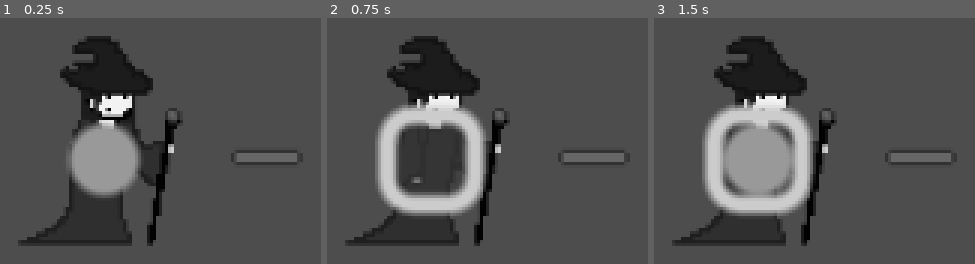
Above: before the commit, frames 1-3 (left to right).
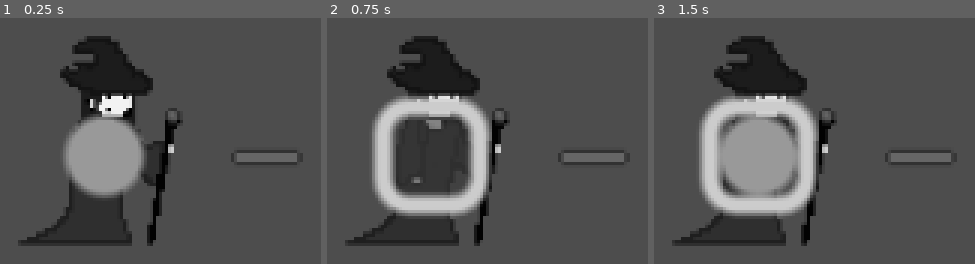
Above: after the commit, the same moments.

Repository: nekochiitsu/Aephibi
Game: Godot game, scene res://scenes/game/player.tscn
The game is run twice, just before and just after one commit, with the same random seed, the same clock (stepped at 60 frames per second) and the same inputs. This scene is started directly instead of the project's main scene.
Inputs (mouse positions are in pixels of both pictures, inside the frame that each line leads up to; where the layout moved, square brackets give the same spot in the first picture):
- Up to frame 1 (0.25 s): no input
- Up to frame 2 (0.75 s): click (432, 155) [429, 160] at 0.5 s
- Up to frame 3 (1.5 s): tap Enter at 1.25 s; move the mouse to (outside the picture) at 1.27 s; tap E at 1.35 s; click (outside the picture) at 1.42 s

The runs differ from the first frame. In frame 1, 2.1% of the frame differs, in the area x 19-46%, y 39-66%; in frame 2, 7.6%, in the area x 14-52%, y 31-81%; in frame 3, 7.3%.

Commit message:
flippy wand + knockback

Diff:
--- a/scenes/game/fireball.tscn
+++ b/scenes/game/fireball.tscn
@@ -7,7 +7,16 @@
 
 [sub_resource type="SpriteFrames" id="SpriteFrames_vu2l1"]
 animations = [{
-"frames": [ExtResource("2_rnjjt"), ExtResource("3_2gnpn"), ExtResource("4_lxg70")],
+"frames": [{
+"duration": 1.0,
+"texture": ExtResource("2_rnjjt")
+}, {
+"duration": 1.0,
+"texture": ExtResource("3_2gnpn")
+}, {
+"duration": 1.0,
+"texture": ExtResource("4_lxg70")
+}],
 "loop": true,
 "name": &"default",
 "speed": 5.0
@@ -18,6 +27,8 @@
 height = 16.0
 
 [node name="Node2D" type="CharacterBody2D"]
+collision_layer = 16
+collision_mask = 16
 script = ExtResource("1_oodhq")
 
 [node name="Sprite2D" type="AnimatedSprite2D" parent="."]
--- a/scenes/game/player.tscn
+++ b/scenes/game/player.tscn
@@ -1,34 +1,96 @@
-[gd_scene load_steps=9 format=3 uid="uid://b24c75t5epkdb"]
+[gd_scene load_steps=12 format=3 uid="uid://b24c75t5epkdb"]
 
 [ext_resource type="Script" path="res://scripts/game/player.gd" id="1_le6i1"]
 [ext_resource type="Texture2D" uid="uid://by3fgpxjvcndr" path="res://assets/visual/player/stand/grey_mystique.png" id="2_7i6ty"]
 [ext_resource type="Texture2D" uid="uid://ds1dtvax8502" path="res://assets/visual/player/cursor/baguette.png" id="3_axall"]
 [ext_resource type="Script" path="res://scripts/game/multiplayer.gd" id="3_jh4b5"]
 
-[sub_resource type="SpriteFrames" id="SpriteFrames_l1lgm"]
+[sub_resource type="SpriteFrames" id="SpriteFrames_1bbh0"]
 animations = [{
-"frames": [ExtResource("2_7i6ty")],
+"frames": [{
+"duration": 1.0,
+"texture": ExtResource("2_7i6ty")
+}],
 "loop": true,
 "name": &"Stand",
 "speed": 5.0
 }]
 
-[sub_resource type="CircleShape2D" id="CircleShape2D_qreeq"]
+[sub_resource type="CircleShape2D" id="CircleShape2D_bm6ss"]
 
-[sub_resource type="StyleBoxFlat" id="StyleBoxFlat_ovxjy"]
+[sub_resource type="StyleBoxFlat" id="StyleBoxFlat_2jjia"]
 corner_radius_top_left = 100
 corner_radius_top_right = 100
 corner_radius_bottom_right = 100
 corner_radius_bottom_left = 100
 
-[sub_resource type="SceneReplicationConfig" id="SceneReplicationConfig_wka5u"]
+[sub_resource type="SceneReplicationConfig" id="SceneReplicationConfig_c2m5p"]
 properties/0/path = NodePath(".:Online")
 properties/0/spawn = true
 properties/0/sync = true
 
+[sub_resource type="Animation" id="Animation_nhghb"]
+resource_name = "Cast"
+length = 1.2
+tracks/0/type = "value"
+tracks/0/imported = false
+tracks/0/enabled = true
+tracks/0/path = NodePath("Sprite:position")
+tracks/0/interp = 1
+tracks/0/loop_wrap = true
+tracks/0/keys = {
+"times": PackedFloat32Array(0, 0.8, 1, 1.01, 1.2),
+"transitions": PackedFloat32Array(1, 0.129408, 1, 1, 1),
+"update": 0,
+"values": [Vector2(32, 0), Vector2(22, -6), Vector2(32, 0), Vector2(20, 0), Vector2(32, 0)]
+}
+tracks/1/type = "value"
+tracks/1/imported = false
+tracks/1/enabled = true
+tracks/1/path = NodePath("Sprite:rotation")
+tracks/1/interp = 1
+tracks/1/loop_wrap = true
+tracks/1/keys = {
+"times": PackedFloat32Array(0, 0.8, 1, 1.01, 1.2),
+"transitions": PackedFloat32Array(1, 0.032352, 14.9285, 1, 1),
+"update": 0,
+"values": [0.0, -2.79253, 0.0, -0.349066, 0.0]
+}
+
+[sub_resource type="Animation" id="Animation_c8pd6"]
+length = 0.001
+tracks/0/type = "value"
+tracks/0/imported = false
+tracks/0/enabled = true
+tracks/0/path = NodePath("Sprite:position")
+tracks/0/interp = 1
+tracks/0/loop_wrap = true
+tracks/0/keys = {
+"times": PackedFloat32Array(0),
+"transitions": PackedFloat32Array(1),
+"update": 0,
+"values": [Vector2(32, 0)]
+}
+tracks/1/type = "value"
+tracks/1/imported = false
+tracks/1/enabled = true
+tracks/1/path = NodePath("Sprite:rotation")
+tracks/1/interp = 1
+tracks/1/loop_wrap = true
+tracks/1/keys = {
+"times": PackedFloat32Array(0),
+"transitions": PackedFloat32Array(1),
+"update": 0,
+"values": [0.0]
+}
+
+[sub_resource type="AnimationLibrary" id="AnimationLibrary_vkqng"]
+_data = {
+"Cast": SubResource("Animation_nhghb"),
+"RESET": SubResource("Animation_c8pd6")
+}
+
 [node name="Player" type="CharacterBody2D"]
-rotation = 3.14159
-collision_layer = 16
 floor_constant_speed = true
 floor_max_angle = 1.48353
 script = ExtResource("1_le6i1")
@@ -38,27 +100,27 @@
 [node name="Sprite" type="AnimatedSprite2D" parent="."]
 texture_filter = 1
 position = Vector2(-8, -6)
-frames = SubResource("SpriteFrames_l1lgm")
+frames = SubResource("SpriteFrames_1bbh0")
 animation = &"Stand"
 offset = Vector2(8, 7.5)
 
 [node name="Collision" type="CollisionShape2D" parent="."]
-shape = SubResource("CircleShape2D_qreeq")
+shape = SubResource("CircleShape2D_bm6ss")
 
 [node name="Button" type="Button" parent="Collision"]
-offset_left = -8.99998
-offset_top = -8.00002
-offset_right = -0.999979
-offset_bottom = -2.38419e-05
+offset_left = -10.0
+offset_top = -10.0
+offset_right = -1.0
+offset_bottom = -1.0
 scale = Vector2(2.1083, 2.14114)
-theme_override_styles/normal = SubResource("StyleBoxFlat_ovxjy")
+theme_override_styles/normal = SubResource("StyleBoxFlat_2jjia")
 
 [node name="Multiplayer" type="Node" parent="."]
 script = ExtResource("3_jh4b5")
 
 [node name="Synchronizer" type="MultiplayerSynchronizer" parent="Multiplayer"]
 replication_interval = 0.015
-replication_config = SubResource("SceneReplicationConfig_wka5u")
+replication_config = SubResource("SceneReplicationConfig_c2m5p")
 
 [node name="Wand" type="Node2D" parent="."]
 
@@ -67,5 +129,10 @@
 position = Vector2(32, 0)
 texture = ExtResource("3_axall")
 
+[node name="Animation" type="AnimationPlayer" parent="Wand"]
+libraries = {
+"": SubResource("AnimationLibrary_vkqng")
+}
+
 [node name="Camera" type="Camera2D" parent="."]
 zoom = Vector2(2, 2)
--- a/scripts/game/player.gd
+++ b/scripts/game/player.gd
@@ -13,6 +13,7 @@
 
 var target = null
 var cast_buffer: Array = []
+var bump_buffer: Array = []
 
 func _ready():
 	set_multiplayer_authority(int(str(name)))
@@ -30,7 +31,7 @@
 					cd = 0.
 				},
 				stats = {
-					knockback = 5,
+					knockback = 30,
 					movespeed = 5,
 
 					mana_max = 100,
@@ -46,11 +47,11 @@
 					recoil = deg_to_rad(1),
 					recoil_recovery_time = 5,
 					recoil_max = deg_to_rad(60),
-					speed = 8,
+					speed = 300.,
 					damping = 1,
 					accuracy = deg_to_rad(10),
 					size = 100.,
-					range = 100,
+					range = 1000,
 					bump = 5
 				}
 			},
@@ -63,7 +64,7 @@
 					cd = 0.
 				},
 				stats = {
-					knockback = 5,
+					knockback = 30,
 					movespeed = 5,
 
 					mana_max = 100,
@@ -79,11 +80,11 @@
 					recoil = deg_to_rad(1),
 					recoil_recovery_time = 5,
 					recoil_max = deg_to_rad(60),
-					speed = 8,
+					speed = 300.,
 					damping = 1,
 					accuracy = deg_to_rad(10),
 					size = 100.,
-					range = 100,
+					range = 1000,
 					bump = 5
 				}
 			}
@@ -136,6 +137,7 @@
 
 
 func add_wait_cast(spell):
+	$Wand/Animation.play("Cast", -1, 1/spell.stats.cast_time)
 	spell.current.cd = Game.time + spell.stats.cooldown + spell.stats.cast_time
 	cast_buffer.append([spell, Game.time + spell.stats.cast_time])
 
@@ -151,12 +153,11 @@
 func cast(spell):
 	spell.current.recoil += spell.stats.recoil
 	spell.current.recoil = min(spell.current.recoil, spell.stats.recoil_max)
-	bump(spell.stats.knockback)
 	var new_spell = Spell.instantiate()
-	print(new_spell)
-	new_spell.transform = Wand.global_transform
+	new_spell.transform = Wand.get_child(0).global_transform
 	new_spell.init(spell.stats) #init avec les stats du spell
 	get_node("../../Spells").add_child(new_spell, true)
+	bump(spell.stats.knockback * -new_spell.transform.x)
 	spell.current.recoil_decrease = spell.current.recoil/spell.stats.recoil_recovery_time
 
 
@@ -166,8 +167,8 @@
 		target = mouse_position
 
 
-func bump(value):
-	pass
+func bump(vector):
+	bump_buffer.append([vector, Game.time])
 
 func stats_trucs(delta):
 	for e in statistics.wands:
@@ -179,9 +180,12 @@
 			e.current.recoil = 0
 
 
+
 func move(delta):
 	statistics.speed = 150
 	if is_master():
+		for e in bump_buffer:
+			velocity += e[0] * exp((e[1]-Game.time)/0.2) #0.4 = Tau
 		if target != null:
 			if position.distance_to(target) > statistics.speed * delta:
 				velocity += statistics.speed * (target - position).normalized()
